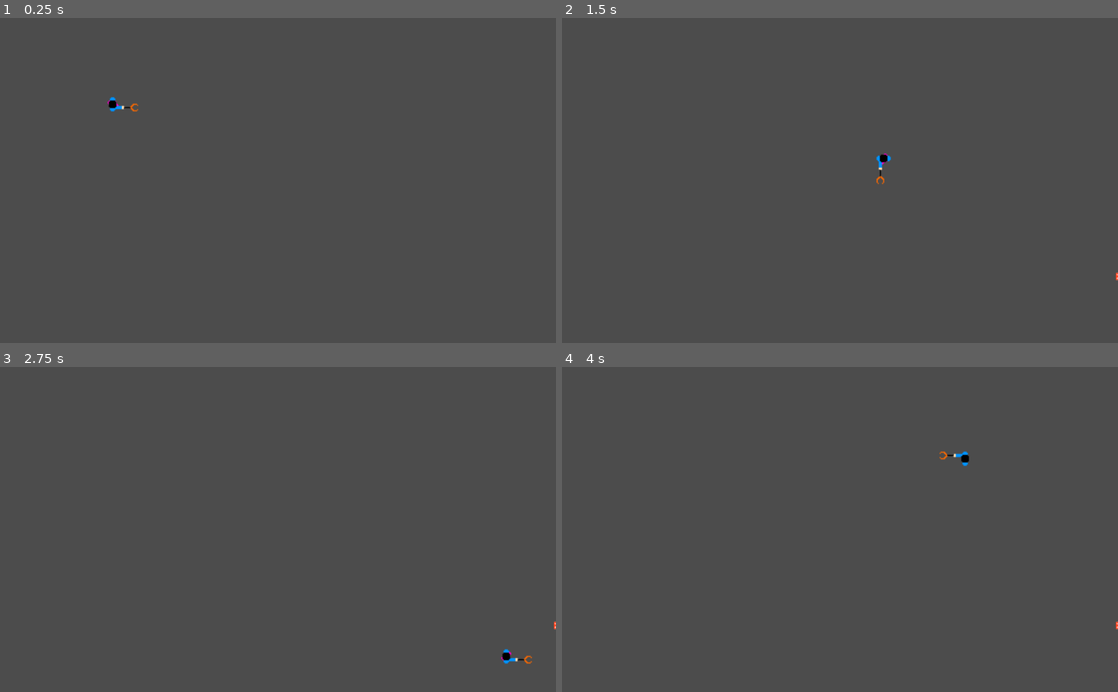
Above: before the commit, frames 1-4 (two rows, left to right).
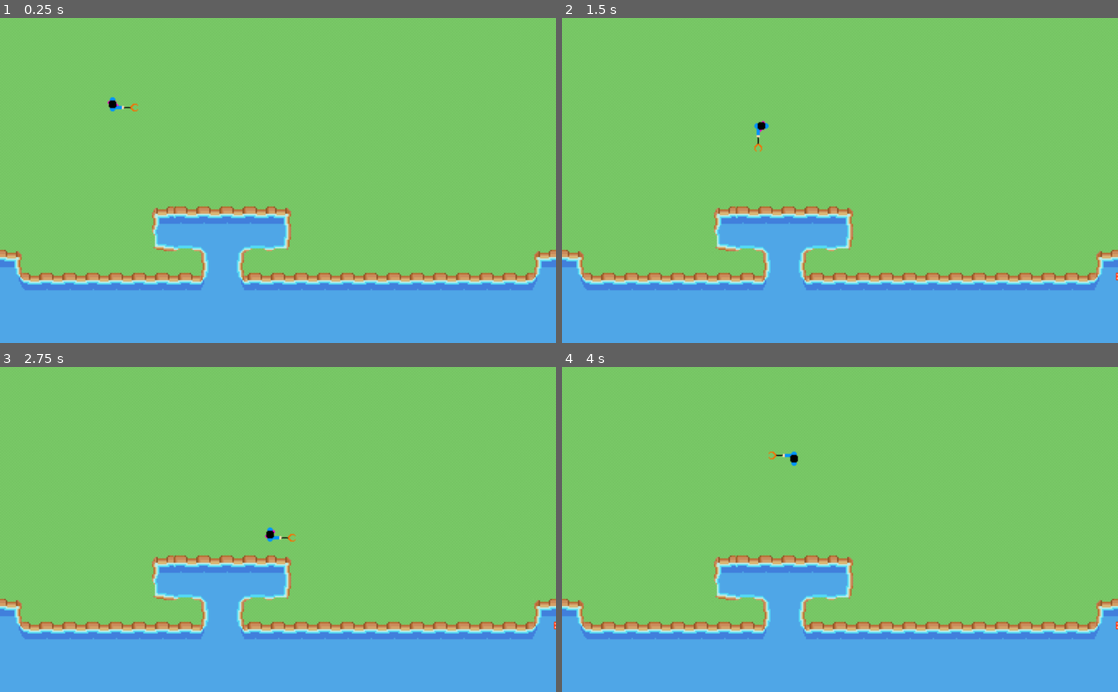
Above: after the commit, the same moments.

Repository: SimonDamberg/trashman-outyard
Game: Godot game, scene res://Simon.tscn
Two runs of this game, one before a commit and one after it. Both use one fixed random seed, a clock stepped at 60 frames per second and the inputs below. This scene is started directly instead of the project's main scene.
Inputs:
- Up to frame 1 (0.25 s): no input
- Up to frame 2 (1.5 s): tap Enter at 0.5 s; hold Right (ui_right) 0.53-1.28 s; hold Down (ui_down) from 1.28 s (still down)
- Up to frame 3 (2.75 s): release Down (ui_down) at 2.03 s; hold Right (ui_right) from 2.03 s (still down)
- Up to frame 4 (4 s): release Right (ui_right) at 2.78 s; hold Up (ui_up) 2.78-3.53 s; hold Left (ui_left) from 3.53 s (still down)

The runs differ from the first frame. In frame 1, 100% of the frame differs, in the area x 0-100%, y 0-100%; in frame 2, 100%; in frame 3, 100%; in frame 4, 100%.

Commit message:
Trash removed

Diff:
--- a/Hackathon/Score.gd
+++ b/Hackathon/Score.gd
@@ -11,5 +11,5 @@
 	print("Hit detected! Adding %d" % trash_value)
 	print("New score: %d" % score)
 
-func _on_Player_hit_trash(trash_value):
+func _on_Player_hit_trash(trash_value, body):
 	add_score(trash_value)
--- a/Hackathon/Simon.tscn
+++ b/Hackathon/Simon.tscn
@@ -1,14 +1,22 @@
-[gd_scene load_steps=4 format=2]
+[gd_scene load_steps=6 format=2]
 
 [ext_resource path="res://resources/Player.tscn" type="PackedScene" id=1]
 [ext_resource path="res://Score.gd" type="Script" id=2]
 [ext_resource path="res://resources/GameController.gd" type="Script" id=3]
+[ext_resource path="res://assets/playground.png" type="Texture" id=4]
+[ext_resource path="res://resources/bgscaler.gd" type="Script" id=5]
 
 [node name="Node" type="Node"]
 
+[node name="Sprite" type="Sprite" parent="."]
+position = Vector2( 507.02, 317.289 )
+scale = Vector2( 1.33498, 1.33498 )
+texture = ExtResource( 4 )
+script = ExtResource( 5 )
+
 [node name="Player" parent="." instance=ExtResource( 1 )]
 position = Vector2( 227.412, 164.304 )
-speed = 500
+speed = 200
 
 [node name="StartPosition" type="Node" parent="."]
 
--- a/Hackathon/resources/GameController.gd
+++ b/Hackathon/resources/GameController.gd
@@ -5,7 +5,7 @@
 # var b = "text"
 const window_size = Vector2(1024,600)
 const loc = Vector2()
-const player = preload("res://resources/Player.tscn")
+var player
 
 var trash = [
 	# TODO: add preloads for trash scenes here
@@ -15,8 +15,7 @@
 
 # Called when the node enters the scene tree for the first time.
 func _ready():
-
-	pass # Replace with function body.
+	player = get_parent().get_node("Player")
 
 
 # Called every frame. 'delta' is the elapsed time since the previous frame.
@@ -29,5 +28,5 @@
 		loc.y = rand_range(1, window_size.y)
 		var trash_obj = trash[x].instance()
 		trash_obj.position = loc
-		player.connect('hit_trash', trash_obj, '_test_func ')
+		player.connect('hit_trash', trash_obj, 'delete_trash')
 		add_child(trash_obj)
--- a/Hackathon/resources/Player.gd
+++ b/Hackathon/resources/Player.gd
@@ -40,5 +40,5 @@
 
 func _on_Player_body_entered(body):
 	# TODO Add points to score counter
-	emit_signal("hit_trash", body.value)
+	emit_signal("hit_trash", body.value, body)
 	$AnimatedSprite.animation = "pickup"
--- a/Hackathon/resources/SetTrashType.gd
+++ b/Hackathon/resources/SetTrashType.gd
@@ -1,5 +1,4 @@
 extends Node
-
 
 # Declare member variables here. Examples:
 # var a = 2
@@ -10,14 +9,9 @@
 var texturesLoaded = [preload('res://assets/chugjug.png'),preload('res://assets/cigg.png'),preload('res://assets/cock.png'),]
 # Called when the node enters the scene tree for the first time.
 func _ready():
-
-
 	add_child(trash, true)
-
 	trash.texture = texturesLoaded[(rand_range(0,len(texturesLoaded)))]
 	pass # Replace with function body.
 
-
-# Called every frame. 'delta' is the elapsed time since the previous frame.
-#func _process(delta):
-#	pass
+func delete_trash(trash_value, body):
+	get_parent().get_node(body.name).queue_free()
--- a/Hackathon/resources/Trash.gd
+++ /dev/null
@@ -1,11 +0,0 @@
-extends Node
-
-export var value = 1
-
-func _test_func(trash_value):
-	print("hit trash lol")
-
-# Called when the node enters the scene tree for the first time.
-func _ready():
-
-	pass # Replace with function body.
Not shown, added: Hackathon/.DS_Store
